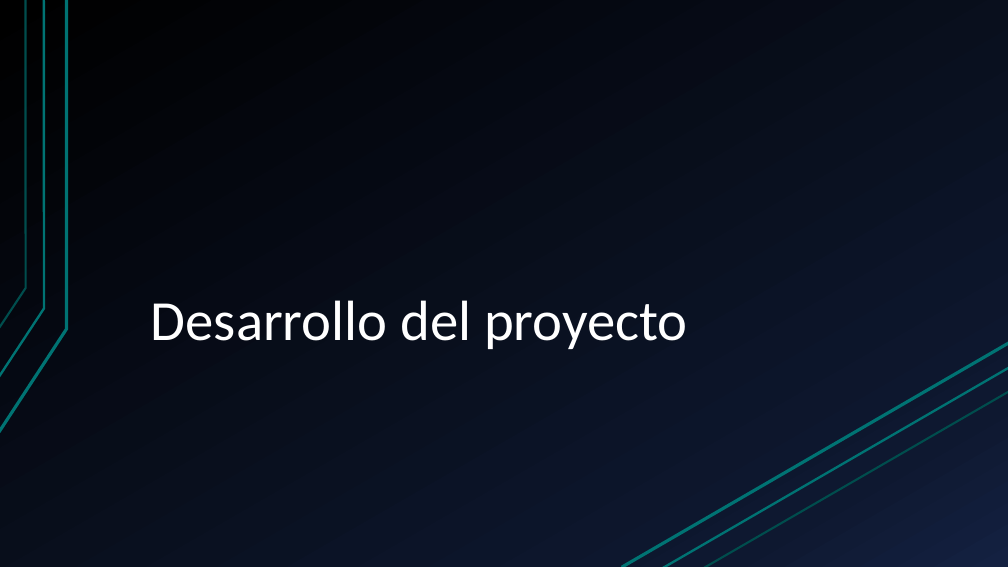
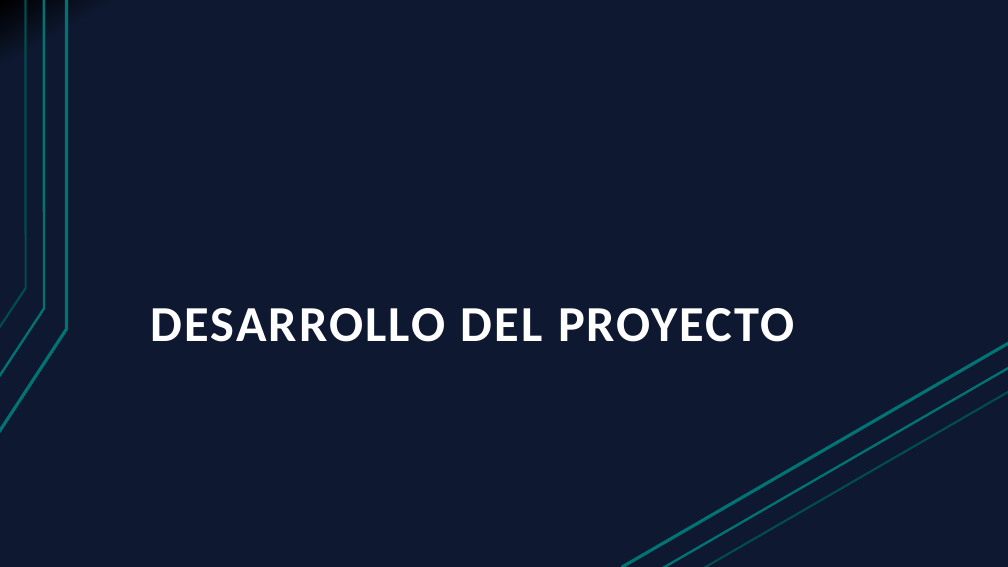
Before and after one commit to Cristoto/FederacionInformes, a slide deck: slide 14 of doc/Presentación/Generador de informes RFESS.pptx. Drawn at 1008x567 pixels with LibreOffice and Linux fonts; fonts in the diff are those of the drawing. Boxes give left, top, right and bottom in pixels: in the first picture for what was removed or moved away, otherwise in the second. Text is boxed around its words. In the diff, an @@ line names an element or a change of style, - is before the commit and + after.

```diff
--- a/doc/Presentación/Generador de informes RFESS.pptx
+++ b/doc/Presentación/Generador de informes RFESS.pptx
@@ background gradient #000000 to #0F1931 to #142242 to gradient #000000 to #0F1931 @@
@@ title at [151,308,794,342]: text changed; size 54 to 48 pt; bold on @@
-Desarrollo del proyecto
+DESARROLLO DEL PROYECTO
```
Also in this commit, not shown: 13 other slides changed, 3 slides added.
